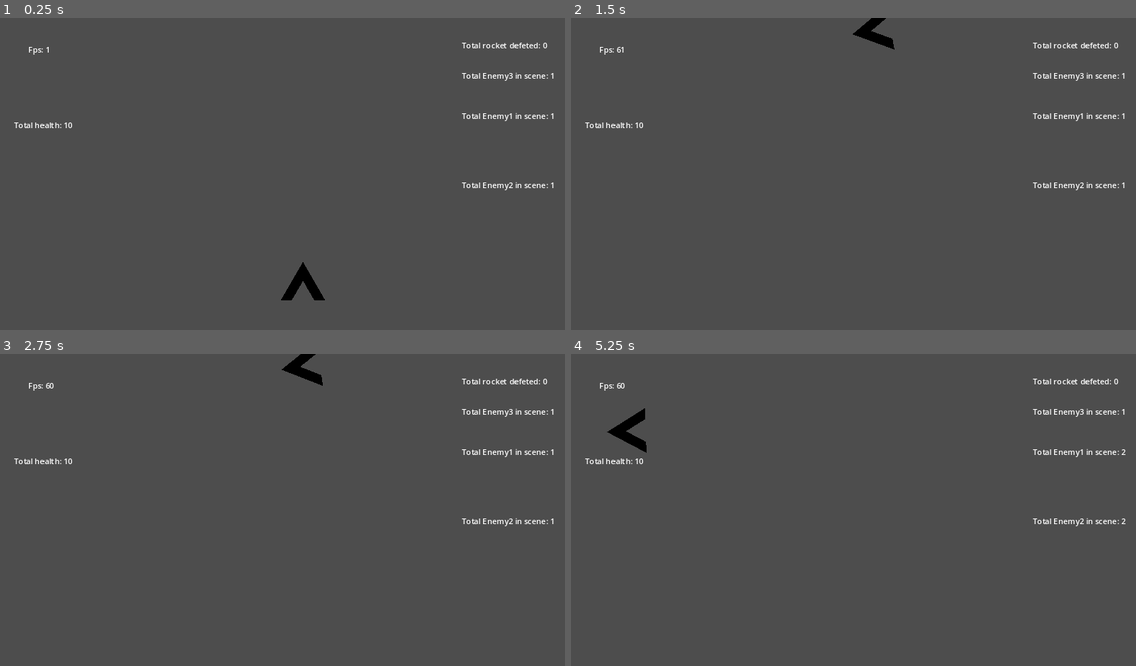
Above: before the commit, frames 1-4 (two rows, left to right).
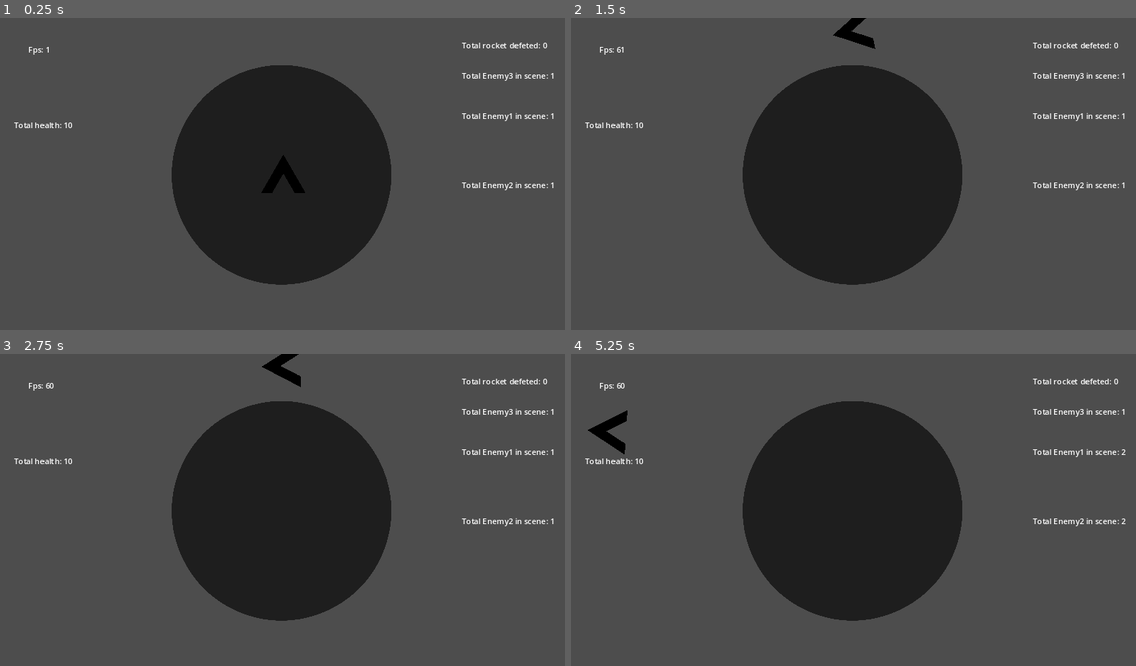
Above: after the commit, the same moments.

Repository: xASHx26/shape_war
Game: Godot game, scene res://main.tscn
Same seed, same stepped clock (60 frames per second), same inputs: the game is played once before the commit and once after it.
Inputs (mouse positions are in pixels of both pictures, inside the frame that each line leads up to):
- Up to frame 1 (0.25 s): no input
- Up to frame 2 (1.5 s): tap Enter at 0.5 s; move the mouse to (881, 174) at 0.52 s; hold W (up) from 0.53 s (still down); tap Tab at 0.6, 1.35 s; move the mouse to (825, 177) at 1.27 s
- Up to frame 3 (2.75 s): keep holding W (up); tap Space at 2 s; move the mouse to (293, 506) at 2.02 s; tap Tab at 2.1 s
- Up to frame 4 (5.25 s): tap Enter at 2.75, 4.25 s; move the mouse to (847, 519) at 2.77 s; tap Tab every 0.75 s from 2.85 to 5.1 s; tap Space at 3.5 s; move the mouse to (893, 516) at 3.52 s; tap Escape (end) at 4.15 s; move the mouse to (684, 466) at 4.27 s; release W (up) at 4.28 s; hold A (left) 4.28-5.03 s; move the mouse to (881, 513) at 5.02 s; hold S (down) from 5.03 s (still down); click (881, 513) at 5.17 s

The runs differ from the first frame. In frame 1, 22% of the frame differs, in the area x 30-70%, y 15-91%; in frame 2, 22%; in frame 3, 22%; in frame 4, 22%, in the area x 3-70%, y 15-86%.

Commit message:
Add files via upload
added a music visualizer

Diff:
--- /dev/null
+++ b/audiovis.gd
@@ -0,0 +1,58 @@
+extends Control
+
+@onready
+var spectrum = AudioServer.get_bus_effect_instance(1,0)
+
+@onready
+var topRightArray = $circcle/right/top.get_children()
+
+@onready
+var bottomRightArray = $circcle/right/bottom.get_children()
+
+@onready
+var topLeftArray = $circcle/left/top.get_children()
+
+@onready
+var bottomLeftArray = $circcle/left/bottom.get_children()
+
+const VU_COUNT = 20
+const HEIGHT = 60
+const FREQ_MAX = 11050.0
+
+const MIN_DB = 60
+
+# Called when the node enters the scene tree for the first time.
+func _ready():
+	bottomLeftArray.reverse()
+	topLeftArray.reverse()
+
+
+# Called every frame. 'delta' is the elapsed time since the previous frame.
+func _process(delta):
+
+	var prev_hz = 0
+	for i in range(1,VU_COUNT+1):
+		var hz = i * FREQ_MAX / VU_COUNT;
+		var f = spectrum.get_magnitude_for_frequency_range(prev_hz,hz)
+		var energy = clamp((MIN_DB + linear_to_db(f.length()))/MIN_DB,0,1)
+		var height = energy * HEIGHT
+
+		prev_hz = hz
+
+		var bottomRightRect = bottomRightArray[i - 1]
+
+		var topRightRect = topRightArray[i - 1]
+
+		var topLeftRect = topLeftArray[i - 1]
+
+		var bottomLeftRect = bottomLeftArray[i - 1]
+
+		var tween = get_tree().create_tween()
+
+		tween.tween_property(topRightRect, "size", Vector2(topRightRect.size.x, height), 0.05)
+
+		tween.tween_property(bottomRightRect, "size", Vector2(bottomRightRect.size.x, height), 0.05)
+
+		tween.tween_property(topLeftRect, "size", Vector2(topLeftRect.size.x, height), 0.05)
+
+		tween.tween_property(bottomLeftRect, "size", Vector2(bottomLeftRect.size.x, height), 0.05)
--- /dev/null
+++ b/audiovis.tscn
@@ -0,0 +1,808 @@
+[gd_scene load_steps=4 format=3 uid="uid://cjdwac0mv6exv"]
+
+[ext_resource type="Script" path="res://audiovis.gd" id="1_g1fy3"]
+[ext_resource type="AudioStream" uid="uid://0gixjcqth2eu" path="res://audio/videoplayback.mp3" id="2_thuuo"]
+[ext_resource type="Texture2D" uid="uid://ggxm1pbkpsfu" path="res://audio/pngwing.com (1).png" id="3_21olo"]
+
+[node name="audiovis" type="Control"]
+layout_mode = 3
+anchors_preset = 15
+anchor_right = 1.0
+anchor_bottom = 1.0
+offset_left = 2.0
+offset_right = 2.0
+grow_horizontal = 2
+grow_vertical = 2
+script = ExtResource("1_g1fy3")
+
+[node name="musicPlayer" type="AudioStreamPlayer" parent="."]
+stream = ExtResource("2_thuuo")
+volume_db = -15.0
+autoplay = true
+bus = &"music"
+
+[node name="circcle" type="TextureRect" parent="."]
+layout_mode = 1
+anchors_preset = -1
+anchor_left = 0.5
+anchor_top = 0.475
+anchor_right = 0.5
+anchor_bottom = 0.475
+offset_left = -229.0
+offset_top = -223.8
+offset_right = -165.0
+offset_bottom = -159.8
+grow_horizontal = 2
+grow_vertical = 2
+scale = Vector2(7, 7)
+size_flags_horizontal = 4
+texture = ExtResource("3_21olo")
+expand_mode = 1
+
+[node name="right" type="Control" parent="circcle"]
+layout_mode = 1
+anchors_preset = 8
+anchor_left = 0.5
+anchor_top = 0.5
+anchor_right = 0.5
+anchor_bottom = 0.5
+offset_left = -20.1429
+offset_top = -20.0
+offset_right = 19.8571
+offset_bottom = 20.0
+grow_horizontal = 2
+grow_vertical = 2
+
+[node name="bottom" type="Control" parent="circcle/right"]
+layout_mode = 1
+anchors_preset = 8
+anchor_left = 0.5
+anchor_top = 0.5
+anchor_right = 0.5
+anchor_bottom = 0.5
+offset_left = 4.71428
+offset_top = -9.57143
+offset_right = 44.7143
+offset_bottom = 30.4286
+grow_horizontal = 2
+grow_vertical = 2
+scale = Vector2(0.5, 0.5)
+
+[node name="ColorRect2" type="ColorRect" parent="circcle/right/bottom"]
+layout_mode = 0
+offset_left = -7.85715
+offset_top = 19.8571
+offset_right = -5.85715
+offset_bottom = 20.8571
+pivot_offset = Vector2(1, 0)
+
+[node name="ColorRect3" type="ColorRect" parent="circcle/right/bottom"]
+layout_mode = 0
+offset_left = -4.57143
+offset_top = 19.8571
+offset_right = -2.57143
+offset_bottom = 20.8571
+pivot_offset = Vector2(1, 0)
+
+[node name="ColorRect4" type="ColorRect" parent="circcle/right/bottom"]
+layout_mode = 0
+offset_left = -1.57143
+offset_top = 19.8571
+offset_right = 0.428567
+offset_bottom = 20.8571
+pivot_offset = Vector2(1, 0)
+
+[node name="ColorRect5" type="ColorRect" parent="circcle/right/bottom"]
+layout_mode = 0
+offset_left = 1.42857
+offset_top = 19.8571
+offset_right = 3.42857
+offset_bottom = 20.8571
+pivot_offset = Vector2(1, 0)
+
+[node name="ColorRect6" type="ColorRect" parent="circcle/right/bottom"]
+layout_mode = 0
+offset_left = 4.42857
+offset_top = 19.8571
+offset_right = 6.42857
+offset_bottom = 20.8571
+pivot_offset = Vector2(1, 0)
+
+[node name="ColorRect7" type="ColorRect" parent="circcle/right/bottom"]
+layout_mode = 0
+offset_left = 7.28571
+offset_top = 19.8571
+offset_right = 9.28571
+offset_bottom = 20.8571
+pivot_offset = Vector2(1, 0)
+
+[node name="ColorRect8" type="ColorRect" parent="circcle/right/bottom"]
+layout_mode = 0
+offset_left = 10.4286
+offset_top = 19.8571
+offset_right = 12.4286
+offset_bottom = 20.8571
+pivot_offset = Vector2(1, 0)
+
+[node name="ColorRect9" type="ColorRect" parent="circcle/right/bottom"]
+layout_mode = 0
+offset_left = 13.4286
+offset_top = 19.8571
+offset_right = 15.4286
+offset_bottom = 20.8571
+pivot_offset = Vector2(1, 0)
+
+[node name="ColorRect10" type="ColorRect" parent="circcle/right/bottom"]
+layout_mode = 0
+offset_left = 16.2857
+offset_top = 19.8571
+offset_right = 18.2857
+offset_bottom = 20.8571
+pivot_offset = Vector2(1, 0)
+
+[node name="ColorRect11" type="ColorRect" parent="circcle/right/bottom"]
+layout_mode = 0
+offset_left = 19.1429
+offset_top = 19.8571
+offset_right = 21.1429
+offset_bottom = 20.8571
+pivot_offset = Vector2(1, 0)
+
+[node name="ColorRect12" type="ColorRect" parent="circcle/right/bottom"]
+layout_mode = 0
+offset_left = 22.0
+offset_top = 19.8571
+offset_right = 24.0
+offset_bottom = 20.8571
+pivot_offset = Vector2(1, 0)
+
+[node name="ColorRect13" type="ColorRect" parent="circcle/right/bottom"]
+layout_mode = 0
+offset_left = 25.1429
+offset_top = 19.8571
+offset_right = 27.1429
+offset_bottom = 20.8571
+pivot_offset = Vector2(1, 0)
+
+[node name="ColorRect14" type="ColorRect" parent="circcle/right/bottom"]
+layout_mode = 0
+offset_left = 28.2857
+offset_top = 19.8571
+offset_right = 30.2857
+offset_bottom = 20.8571
+pivot_offset = Vector2(1, 0)
+
+[node name="ColorRect15" type="ColorRect" parent="circcle/right/bottom"]
+layout_mode = 0
+offset_left = 31.1429
+offset_top = 19.8571
+offset_right = 33.1429
+offset_bottom = 20.8571
+pivot_offset = Vector2(1, 0)
+
+[node name="ColorRect16" type="ColorRect" parent="circcle/right/bottom"]
+layout_mode = 0
+offset_left = 34.2857
+offset_top = 19.8571
+offset_right = 36.2857
+offset_bottom = 20.8571
+pivot_offset = Vector2(1, 0)
+
+[node name="ColorRect17" type="ColorRect" parent="circcle/right/bottom"]
+layout_mode = 0
+offset_left = 37.0
+offset_top = 19.8571
+offset_right = 39.0
+offset_bottom = 20.8571
+pivot_offset = Vector2(1, 0)
+
+[node name="ColorRect18" type="ColorRect" parent="circcle/right/bottom"]
+layout_mode = 0
+offset_left = 40.0
+offset_top = 19.8571
+offset_right = 42.0
+offset_bottom = 20.8571
+pivot_offset = Vector2(1, 0)
+
+[node name="ColorRect19" type="ColorRect" parent="circcle/right/bottom"]
+layout_mode = 0
+offset_left = 42.8571
+offset_top = 19.8571
+offset_right = 44.8571
+offset_bottom = 20.8571
+pivot_offset = Vector2(1, 0)
+
+[node name="ColorRect20" type="ColorRect" parent="circcle/right/bottom"]
+layout_mode = 0
+offset_left = 45.7143
+offset_top = 19.8571
+offset_right = 47.7143
+offset_bottom = 20.8571
+pivot_offset = Vector2(1, 0)
+
+[node name="ColorRect21" type="ColorRect" parent="circcle/right/bottom"]
+layout_mode = 0
+offset_left = 48.7143
+offset_top = 19.8571
+offset_right = 50.7143
+offset_bottom = 20.8571
+pivot_offset = Vector2(1, 0)
+
+[node name="top" type="Control" parent="circcle/right"]
+layout_mode = 1
+anchors_preset = 8
+anchor_left = 0.5
+anchor_top = 0.5
+anchor_right = 0.5
+anchor_bottom = 0.5
+offset_left = 4.71428
+offset_top = -9.57143
+offset_right = 44.7143
+offset_bottom = 30.4286
+grow_horizontal = 2
+grow_vertical = 2
+scale = Vector2(0.5, 0.5)
+
+[node name="ColorRect2" type="ColorRect" parent="circcle/right/top"]
+layout_mode = 0
+offset_left = -7.85715
+offset_top = 21.0
+offset_right = -5.85715
+offset_bottom = 22.0
+rotation = 3.14159
+pivot_offset = Vector2(1, 0)
+
+[node name="ColorRect3" type="ColorRect" parent="circcle/right/top"]
+layout_mode = 0
+offset_left = -4.57143
+offset_top = 21.0
+offset_right = -2.57143
+offset_bottom = 22.0
+rotation = 3.14159
+pivot_offset = Vector2(1, 0)
+
+[node name="ColorRect4" type="ColorRect" parent="circcle/right/top"]
+layout_mode = 0
+offset_left = -1.57143
+offset_top = 21.0
+offset_right = 0.428567
+offset_bottom = 22.0
+rotation = 3.14159
+pivot_offset = Vector2(1, 0)
+
+[node name="ColorRect5" type="ColorRect" parent="circcle/right/top"]
+layout_mode = 0
+offset_left = 1.42857
+offset_top = 21.0
+offset_right = 3.42857
+offset_bottom = 22.0
+rotation = 3.14159
+pivot_offset = Vector2(1, 0)
+
+[node name="ColorRect6" type="ColorRect" parent="circcle/right/top"]
+layout_mode = 0
+offset_left = 4.42857
+offset_top = 21.0
+offset_right = 6.42857
+offset_bottom = 22.0
+rotation = 3.14159
+pivot_offset = Vector2(1, 0)
+
+[node name="ColorRect7" type="ColorRect" parent="circcle/right/top"]
+layout_mode = 0
+offset_left = 7.28571
+offset_top = 21.0
+offset_right = 9.28571
+offset_bottom = 22.0
+rotation = 3.14159
+pivot_offset = Vector2(1, 0)
+
+[node name="ColorRect8" type="ColorRect" parent="circcle/right/top"]
+layout_mode = 0
+offset_left = 10.4286
+offset_top = 21.0
+offset_right = 12.4286
+offset_bottom = 22.0
+rotation = 3.14159
+pivot_offset = Vector2(1, 0)
+
+[node name="ColorRect9" type="ColorRect" parent="circcle/right/top"]
+layout_mode = 0
+offset_left = 13.4286
+offset_top = 21.0
+offset_right = 15.4286
+offset_bottom = 22.0
+rotation = 3.14159
+pivot_offset = Vector2(1, 0)
+
+[node name="ColorRect10" type="ColorRect" parent="circcle/right/top"]
+layout_mode = 0
+offset_left = 16.2857
+offset_top = 21.0
+offset_right = 18.2857
+offset_bottom = 22.0
+rotation = 3.14159
+pivot_offset = Vector2(1, 0)
+
+[node name="ColorRect11" type="ColorRect" parent="circcle/right/top"]
+layout_mode = 0
+offset_left = 19.1429
+offset_top = 21.0
+offset_right = 21.1429
+offset_bottom = 22.0
+rotation = 3.14159
+pivot_offset = Vector2(1, 0)
+
+[node name="ColorRect12" type="ColorRect" parent="circcle/right/top"]
+layout_mode = 0
+offset_left = 22.0
+offset_top = 21.0
+offset_right = 24.0
+offset_bottom = 22.0
+rotation = 3.14159
+pivot_offset = Vector2(1, 0)
+
+[node name="ColorRect13" type="ColorRect" parent="circcle/right/top"]
+layout_mode = 0
+offset_left = 25.1429
+offset_top = 21.0
+offset_right = 27.1429
+offset_bottom = 22.0
+rotation = 3.14159
+pivot_offset = Vector2(1, 0)
+
+[node name="ColorRect14" type="ColorRect" parent="circcle/right/top"]
+layout_mode = 0
+offset_left = 28.2857
+offset_top = 21.0
+offset_right = 30.2857
+offset_bottom = 22.0
+rotation = 3.14159
+pivot_offset = Vector2(1, 0)
+
+[node name="ColorRect15" type="ColorRect" parent="circcle/right/top"]
+layout_mode = 0
+offset_left = 31.1429
+offset_top = 21.0
+offset_right = 33.1429
+offset_bottom = 22.0
+rotation = 3.14159
+pivot_offset = Vector2(1, 0)
+
+[node name="ColorRect16" type="ColorRect" parent="circcle/right/top"]
+layout_mode = 0
+offset_left = 34.2857
+offset_top = 21.0
+offset_right = 36.2857
+offset_bottom = 22.0
+rotation = 3.14159
+pivot_offset = Vector2(1, 0)
+
+[node name="ColorRect17" type="ColorRect" parent="circcle/right/top"]
+layout_mode = 0
+offset_left = 37.0
+offset_top = 21.0
+offset_right = 39.0
+offset_bottom = 22.0
+rotation = 3.14159
+pivot_offset = Vector2(1, 0)
+
+[node name="ColorRect18" type="ColorRect" parent="circcle/right/top"]
+layout_mode = 0
+offset_left = 40.0
+offset_top = 21.0
+offset_right = 42.0
+offset_bottom = 22.0
+rotation = 3.14159
+pivot_offset = Vector2(1, 0)
+
+[node name="ColorRect19" type="ColorRect" parent="circcle/right/top"]
+layout_mode = 0
+offset_left = 42.8571
+offset_top = 21.0
+offset_right = 44.8571
+offset_bottom = 22.0
+rotation = 3.14159
+pivot_offset = Vector2(1, 0)
+
+[node name="ColorRect20" type="ColorRect" parent="circcle/right/top"]
+layout_mode = 0
+offset_left = 45.7143
+offset_top = 21.0
+offset_right = 47.7143
+offset_bottom = 22.0
+rotation = 3.14159
+pivot_offset = Vector2(1, 0)
+
+[node name="ColorRect21" type="ColorRect" parent="circcle/right/top"]
+layout_mode = 0
+offset_left = 48.7143
+offset_top = 21.0
+offset_right = 50.7143
+offset_bottom = 22.0
+rotation = 3.14159
+pivot_offset = Vector2(1, 0)
+
+[node name="left" type="Control" parent="circcle"]
+layout_mode = 1
+anchors_preset = 8
+anchor_left = 0.5
+anchor_top = 0.5
+anchor_right = 0.5
+anchor_bottom = 0.5
+offset_left = -51.0
+offset_top = -20.0
+offset_right = -11.0
+offset_bottom = 20.0
+grow_horizontal = 2
+grow_vertical = 2
+
+[node name="bottom" type="Control" parent="circcle/left"]
+layout_mode = 1
+anchors_preset = 8
+anchor_left = 0.5
+anchor_top = 0.5
+anchor_right = 0.5
+anchor_bottom = 0.5
+offset_left = 4.71428
+offset_top = -9.57143
+offset_right = 44.7143
+offset_bottom = 30.4286
+grow_horizontal = 2
+grow_vertical = 2
+scale = Vector2(0.5, 0.5)
+
+[node name="ColorRect2" type="ColorRect" parent="circcle/left/bottom"]
+layout_mode = 0
+offset_left = -7.85715
+offset_top = 19.8571
+offset_right = -5.85715
+offset_bottom = 20.8571
+pivot_offset = Vector2(1, 0)
+
+[node name="ColorRect3" type="ColorRect" parent="circcle/left/bottom"]
+layout_mode = 0
+offset_left = -4.57143
+offset_top = 19.8571
+offset_right = -2.57143
+offset_bottom = 20.8571
+pivot_offset = Vector2(1, 0)
+
+[node name="ColorRect4" type="ColorRect" parent="circcle/left/bottom"]
+layout_mode = 0
+offset_left = -1.57143
+offset_top = 19.8571
+offset_right = 0.428567
+offset_bottom = 20.8571
+pivot_offset = Vector2(1, 0)
+
+[node name="ColorRect5" type="ColorRect" parent="circcle/left/bottom"]
+layout_mode = 0
+offset_left = 1.42857
+offset_top = 19.8571
+offset_right = 3.42857
+offset_bottom = 20.8571
+pivot_offset = Vector2(1, 0)
+
+[node name="ColorRect6" type="ColorRect" parent="circcle/left/bottom"]
+layout_mode = 0
+offset_left = 4.42857
+offset_top = 19.8571
+offset_right = 6.42857
+offset_bottom = 20.8571
+pivot_offset = Vector2(1, 0)
+
+[node name="ColorRect7" type="ColorRect" parent="circcle/left/bottom"]
+layout_mode = 0
+offset_left = 7.28571
+offset_top = 19.8571
+offset_right = 9.28571
+offset_bottom = 20.8571
+pivot_offset = Vector2(1, 0)
+
+[node name="ColorRect8" type="ColorRect" parent="circcle/left/bottom"]
+layout_mode = 0
+offset_left = 10.4286
+offset_top = 19.8571
+offset_right = 12.4286
+offset_bottom = 20.8571
+pivot_offset = Vector2(1, 0)
+
+[node name="ColorRect9" type="ColorRect" parent="circcle/left/bottom"]
+layout_mode = 0
+offset_left = 13.4286
+offset_top = 19.8571
+offset_right = 15.4286
+offset_bottom = 20.8571
+pivot_offset = Vector2(1, 0)
+
+[node name="ColorRect10" type="ColorRect" parent="circcle/left/bottom"]
+layout_mode = 0
+offset_left = 16.2857
+offset_top = 19.8571
+offset_right = 18.2857
+offset_bottom = 20.8571
+pivot_offset = Vector2(1, 0)
+
+[node name="ColorRect11" type="ColorRect" parent="circcle/left/bottom"]
+layout_mode = 0
+offset_left = 19.1429
+offset_top = 19.8571
+offset_right = 21.1429
+offset_bottom = 20.8571
+pivot_offset = Vector2(1, 0)
+
+[node name="ColorRect12" type="ColorRect" parent="circcle/left/bottom"]
+layout_mode = 0
+offset_left = 22.0
+offset_top = 19.8571
+offset_right = 24.0
+offset_bottom = 20.8571
+pivot_offset = Vector2(1, 0)
+
+[node name="ColorRect13" type="ColorRect" parent="circcle/left/bottom"]
+layout_mode = 0
+offset_left = 25.1429
+offset_top = 19.8571
+offset_right = 27.1429
+offset_bottom = 20.8571
+pivot_offset = Vector2(1, 0)
+
+[node name="ColorRect14" type="ColorRect" parent="circcle/left/bottom"]
+layout_mode = 0
+offset_left = 28.2857
+offset_top = 19.8571
+offset_right = 30.2857
+offset_bottom = 20.8571
+pivot_offset = Vector2(1, 0)
+
+[node name="ColorRect15" type="ColorRect" parent="circcle/left/bottom"]
+layout_mode = 0
+offset_left = 31.1429
+offset_top = 19.8571
+offset_right = 33.1429
+offset_bottom = 20.8571
+pivot_offset = Vector2(1, 0)
+
+[node name="ColorRect16" type="ColorRect" parent="circcle/left/bottom"]
+layout_mode = 0
+offset_left = 34.2857
+offset_top = 19.8571
+offset_right = 36.2857
+offset_bottom = 20.8571
+pivot_offset = Vector2(1, 0)
+
+[node name="ColorRect17" type="ColorRect" parent="circcle/left/bottom"]
+layout_mode = 0
+offset_left = 37.0
+offset_top = 19.8571
+offset_right = 39.0
+offset_bottom = 20.8571
+pivot_offset = Vector2(1, 0)
+
+[node name="ColorRect18" type="ColorRect" parent="circcle/left/bottom"]
+layout_mode = 0
+offset_left = 40.0
+offset_top = 19.8571
+offset_right = 42.0
+offset_bottom = 20.8571
+pivot_offset = Vector2(1, 0)
+
+[node name="ColorRect19" type="ColorRect" parent="circcle/left/bottom"]
+layout_mode = 0
+offset_left = 42.8571
+offset_top = 19.8571
+offset_right = 44.8571
+offset_bottom = 20.8571
+pivot_offset = Vector2(1, 0)
+
+[node name="ColorRect20" type="ColorRect" parent="circcle/left/bottom"]
+layout_mode = 0
+offset_left = 45.7143
+offset_top = 19.8571
+offset_right = 47.7143
+offset_bottom = 20.8571
+pivot_offset = Vector2(1, 0)
+
+[node name="ColorRect21" type="ColorRect" parent="circcle/left/bottom"]
+layout_mode = 0
+offset_left = 48.7143
+offset_top = 19.8571
+offset_right = 50.7143
+offset_bottom = 20.8571
+pivot_offset = Vector2(1, 0)
+
+[node name="top" type="Control" parent="circcle/left"]
+layout_mode = 1
+anchors_preset = 8
+anchor_left = 0.5
+anchor_top = 0.5
+anchor_right = 0.5
+anchor_bottom = 0.5
+offset_left = 4.71428
+offset_top = -9.57143
+offset_right = 44.7143
+offset_bottom = 30.4286
+grow_horizontal = 2
+grow_vertical = 2
+scale = Vector2(0.5, 0.5)
+
+[node name="ColorRect2" type="ColorRect" parent="circcle/left/top"]
+layout_mode = 0
+offset_left = -7.85713
+offset_top = 21.0
+offset_right = -5.85713
+offset_bottom = 22.0
+rotation = 3.14159
+pivot_offset = Vector2(1, 0)
+
+[node name="ColorRect3" type="ColorRect" parent="circcle/left/top"]
+layout_mode = 0
+offset_left = -4.57142
+offset_top = 21.0
+offset_right = -2.57142
+offset_bottom = 22.0
+rotation = 3.14159
+pivot_offset = Vector2(1, 0)
+
+[node name="ColorRect4" type="ColorRect" parent="circcle/left/top"]
+layout_mode = 0
+offset_left = -1.57142
+offset_top = 21.0
+offset_right = 0.428584
+offset_bottom = 22.0
+rotation = 3.14159
+pivot_offset = Vector2(1, 0)
+
+[node name="ColorRect5" type="ColorRect" parent="circcle/left/top"]
+layout_mode = 0
+offset_left = 1.42858
+offset_top = 21.0
+offset_right = 3.42858
+offset_bottom = 22.0
+rotation = 3.14159
+pivot_offset = Vector2(1, 0)
+
+[node name="ColorRect6" type="ColorRect" parent="circcle/left/top"]
+layout_mode = 0
+offset_left = 4.42858
+offset_top = 21.0
+offset_right = 6.42858
+offset_bottom = 22.0
+rotation = 3.14159
+pivot_offset = Vector2(1, 0)
+
+[node name="ColorRect7" type="ColorRect" parent="circcle/left/top"]
+layout_mode = 0
+offset_left = 7.28573
+offset_top = 21.0
+offset_right = 9.28573
+offset_bottom = 22.0
+rotation = 3.14159
+pivot_offset = Vector2(1, 0)
+
+[node name="ColorRect8" type="ColorRect" parent="circcle/left/top"]
+layout_mode = 0
+offset_left = 10.4286
+offset_top = 21.0
+offset_right = 12.4286
+offset_bottom = 22.0
+rotation = 3.14159
+pivot_offset = Vector2(1, 0)
+
+[node name="ColorRect9" type="ColorRect" parent="circcle/left/top"]
+layout_mode = 0
+offset_left = 13.4286
+offset_top = 21.0
+offset_right = 15.4286
+offset_bottom = 22.0
+rotation = 3.14159
+pivot_offset = Vector2(1, 0)
+
+[node name="ColorRect10" type="ColorRect" parent="circcle/left/top"]
+layout_mode = 0
+offset_left = 16.2857
+offset_top = 21.0
+offset_right = 18.2857
+offset_bottom = 22.0
+rotation = 3.14159
+pivot_offset = Vector2(1, 0)
+
+[node name="ColorRect11" type="ColorRect" parent="circcle/left/top"]
+layout_mode = 0
+offset_left = 19.1429
+offset_top = 21.0
+offset_right = 21.1429
+offset_bottom = 22.0
+rotation = 3.14159
+pivot_offset = Vector2(1, 0)
+
+[node name="ColorRect12" type="ColorRect" parent="circcle/left/top"]
+layout_mode = 0
+offset_left = 22.0
+offset_top = 21.0
+offset_right = 24.0
+offset_bottom = 22.0
+rotation = 3.14159
+pivot_offset = Vector2(1, 0)
+
+[node name="ColorRect13" type="ColorRect" parent="circcle/left/top"]
+layout_mode = 0
+offset_left = 25.1429
+offset_top = 21.0
+offset_right = 27.1429
+offset_bottom = 22.0
+rotation = 3.14159
+pivot_offset = Vector2(1, 0)
+
+[node name="ColorRect14" type="ColorRect" parent="circcle/left/top"]
+layout_mode = 0
+offset_left = 28.2857
+offset_top = 21.0
+offset_right = 30.2857
+offset_bottom = 22.0
+rotation = 3.14159
+pivot_offset = Vector2(1, 0)
+
+[node name="ColorRect15" type="ColorRect" parent="circcle/left/top"]
+layout_mode = 0
+offset_left = 31.1429
+offset_top = 21.0
+offset_right = 33.1429
+offset_bottom = 22.0
+rotation = 3.14159
+pivot_offset = Vector2(1, 0)
+
+[node name="ColorRect16" type="ColorRect" parent="circcle/left/top"]
+layout_mode = 0
+offset_left = 34.2857
+offset_top = 21.0
+offset_right = 36.2857
+offset_bottom = 22.0
+rotation = 3.14159
+pivot_offset = Vector2(1, 0)
+
+[node name="ColorRect17" type="ColorRect" parent="circcle/left/top"]
+layout_mode = 0
+offset_left = 37.0
+offset_top = 21.0
+offset_right = 39.0
+offset_bottom = 22.0
+rotation = 3.14159
+pivot_offset = Vector2(1, 0)
+
+[node name="ColorRect18" type="ColorRect" parent="circcle/left/top"]
+layout_mode = 0
+offset_left = 40.0
+offset_top = 21.0
+offset_right = 42.0
+offset_bottom = 22.0
+rotation = 3.14159
+pivot_offset = Vector2(1, 0)
+
+[node name="ColorRect19" type="ColorRect" parent="circcle/left/top"]
+layout_mode = 0
+offset_left = 42.8572
+offset_top = 21.0
+offset_right = 44.8572
+offset_bottom = 22.0
+rotation = 3.14159
+pivot_offset = Vector2(1, 0)
+
+[node name="ColorRect20" type="ColorRect" parent="circcle/left/top"]
+layout_mode = 0
+offset_left = 45.7143
+offset_top = 21.0
+offset_right = 47.7143
+offset_bottom = 22.0
+rotation = 3.14159
+pivot_offset = Vector2(1, 0)
+
+[node name="ColorRect21" type="ColorRect" parent="circcle/left/top"]
+layout_mode = 0
+offset_left = 48.7143
+offset_top = 21.0
+offset_right = 50.7143
+offset_bottom = 22.0
+rotation = 3.14159
+pivot_offset = Vector2(1, 0)
--- /dev/null
+++ b/default_bus_layout.tres
@@ -0,0 +1,14 @@
+[gd_resource type="AudioBusLayout" load_steps=2 format=3 uid="uid://nejh3mcar0t1"]
+
+[sub_resource type="AudioEffectSpectrumAnalyzer" id="AudioEffectSpectrumAnalyzer_4k6u5"]
+resource_name = "SpectrumAnalyzer"
+
+[resource]
+bus/1/name = &"music"
+bus/1/solo = false
+bus/1/mute = false
+bus/1/bypass_fx = false
+bus/1/volume_db = 0.0
+bus/1/send = &"Master"
+bus/1/effect/0/effect = SubResource("AudioEffectSpectrumAnalyzer_4k6u5")
+bus/1/effect/0/enabled = true
--- a/main.gd
+++ b/main.gd
@@ -9,7 +9,8 @@
 @onready var enemy_4_timer: Timer = $enemy4_timer
 @onready var enemy_4_marker: Marker2D = $enemy4_marker
 
-@export var spcaeNumber:int=0
+
+@export var spcaeNumber:int=1
 var range_score=randi_range(10,15)
 var enemy1_def:int=range_score
 var enemy2_def:int
--- a/main.tscn
+++ b/main.tscn
@@ -1,10 +1,11 @@
-[gd_scene load_steps=7 format=3 uid="uid://c4j3s4jlwulqs"]
+[gd_scene load_steps=8 format=3 uid="uid://c4j3s4jlwulqs"]
 
 [ext_resource type="PackedScene" uid="uid://cvdhc886iqgv8" path="res://spaceship.tscn" id="1_7v0c8"]
 [ext_resource type="Script" path="res://main.gd" id="1_llltd"]
-[ext_resource type="PackedScene" uid="uid://q6hymwm3w6av" path="res://spaceships/spaceship1.tscn" id="3_3diel"]
+[ext_resource type="PackedScene" uid="uid://cvdhc886iqgv8" path="res://spaceships/spaceship.tscn" id="3_1waod"]
 [ext_resource type="Script" path="res://control.gd" id="3_kybmt"]
 [ext_resource type="PackedScene" uid="uid://b2i47oqby6foq" path="res://walls.tscn" id="5_aljtq"]
+[ext_resource type="PackedScene" uid="uid://cjdwac0mv6exv" path="res://audiovis.tscn" id="6_dr5t2"]
 
 [sub_resource type="Curve2D" id="Curve2D_x6b6c"]
 _data = {
@@ -14,7 +15,7 @@
 
 [node name="main" type="Node2D"]
 script = ExtResource("1_llltd")
-player = Array[PackedScene]([ExtResource("1_7v0c8"), ExtResource("3_3diel"), null, null, null])
+player = Array[PackedScene]([ExtResource("1_7v0c8"), ExtResource("3_1waod"), null, null])
 
 [node name="Camera2D" type="Camera2D" parent="."]
 position = Vector2(575, 323)
@@ -93,7 +94,7 @@
 [node name="walls" parent="." instance=ExtResource("5_aljtq")]
 
 [node name="spaceship_spwaner" type="Marker2D" parent="."]
-position = Vector2(615, 539)
+position = Vector2(575, 320)
 rotation = 3.14462
 
 [node name="3rdenemy" type="Timer" parent="."]
@@ -107,6 +108,14 @@
 [node name="enemy4_marker" type="Marker2D" parent="."]
 position = Vector2(1236, 219)
 
+[node name="audiovis" parent="." instance=ExtResource("6_dr5t2")]
+modulate = Color(1, 1, 1, 0.6)
+z_index = -1
+offset_left = 578.0
+offset_top = 319.0
+offset_right = 578.0
+offset_bottom = 319.0
+
 [connection signal="timeout" from="enemy1_timer" to="." method="_on_timer_timeout"]
 [connection signal="timeout" from="enemy2_timer" to="." method="_on_enemy_2_timer_timeout"]
 [connection signal="timeout" from="3rdenemy" to="." method="_on_rdenemy_timeout"]
Not shown, added: audio/battleThemeA.mp3.import
Binary file added: audio/pngwing.com (1).png
Not shown, added: audio/pngwing.com (1).png.import
Not shown, added: audio/videoplayback.mp3.import
Not shown, added: audio/battleThemeA.mp3
Not shown, added: audio/videoplayback.m4a
Not shown, added: audio/videoplayback.mp3
